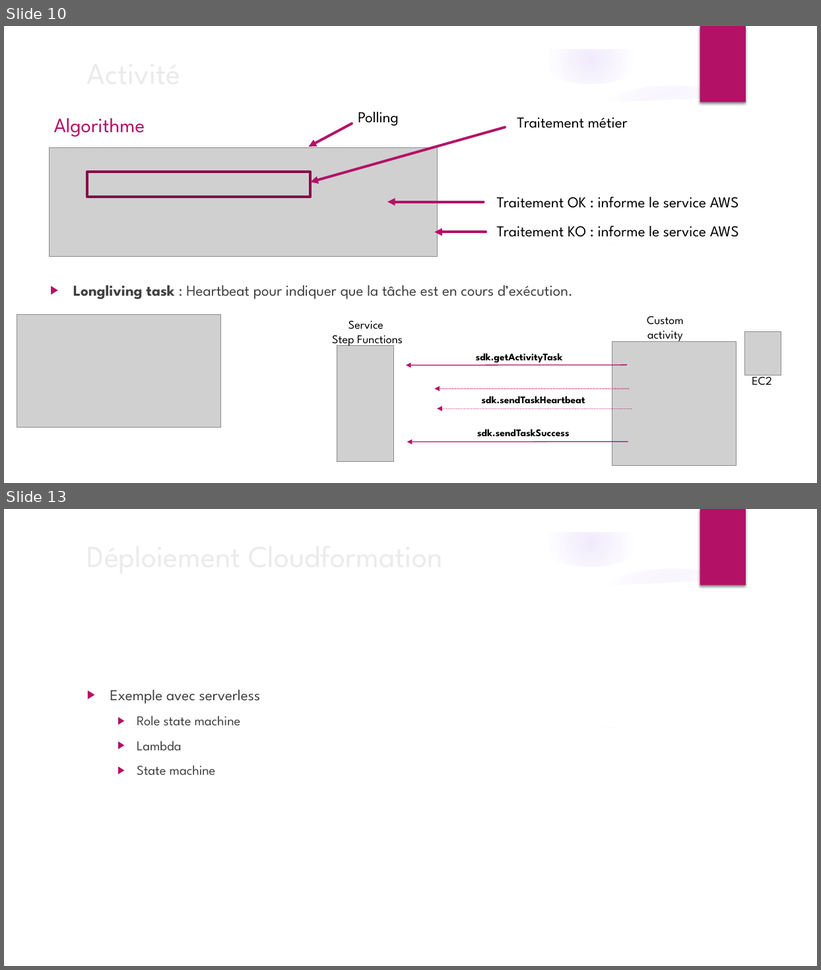
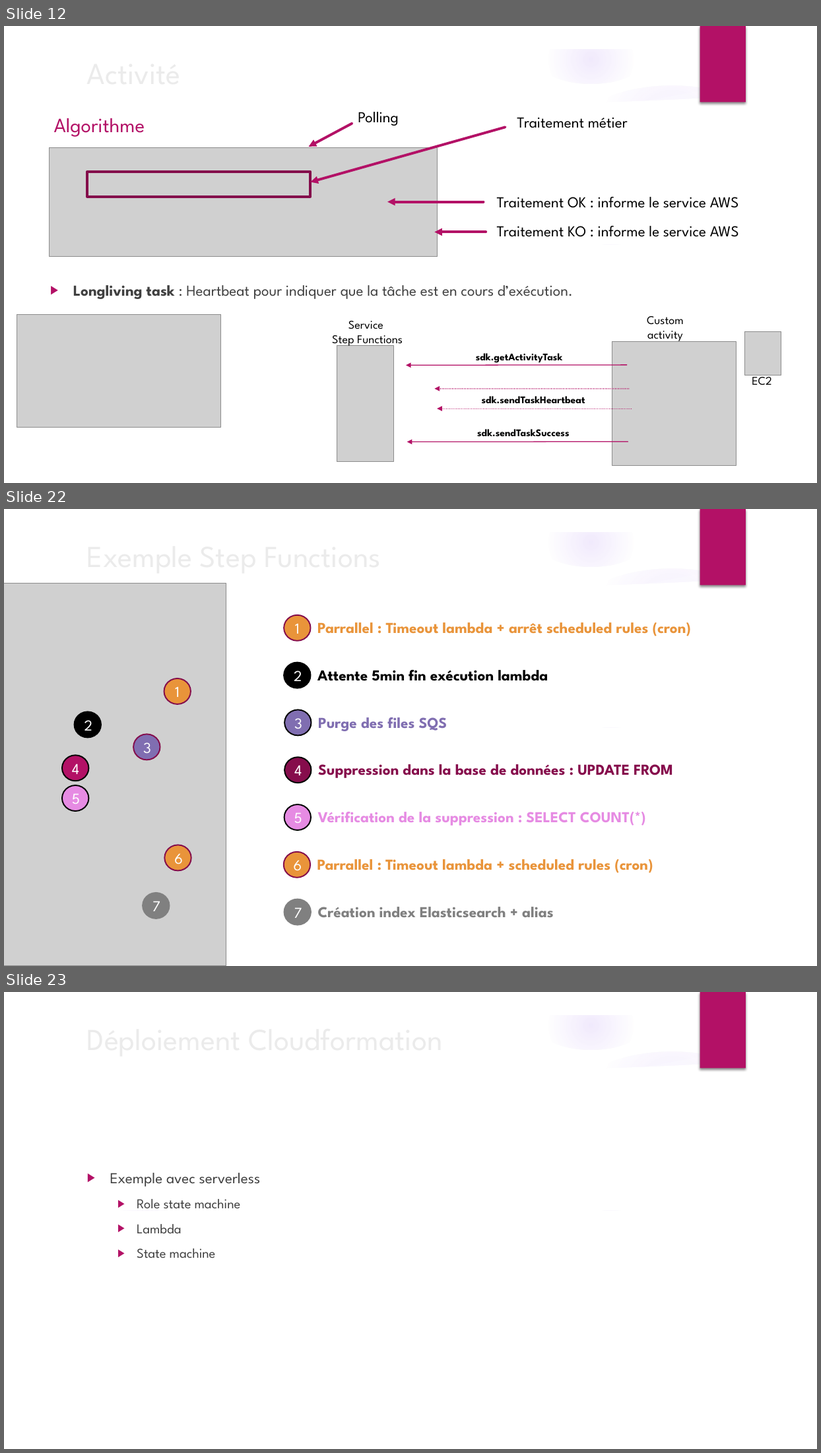
Before and after one commit to jerep6/aws-lambda, a slide deck: xke-stepfunctions.pptx. Shown one above the other, each under a label of ours: slides 10 and 13 before the commit, slides 12, 22 and 23 after it; the slides between them are not shown. The pictures are 821x970 and 821x1453 pixels, drawn with LibreOffice and Linux fonts; fonts in the diff are those of the drawing; grey boxes stand for pictures; background and template pictures are left out. Boxes give left, top, right and bottom in pixels: in the first picture for what was removed or moved away, otherwise in the second. Text is boxed around its words. In the diff, an @@ line names an element or a change of style, - is before the commit and + after.

Commit message:
ppt

```diff
--- a/xke-stepfunctions.pptx
+++ b/xke-stepfunctions.pptx
@@ slide 22 added at bbox=[4, 509, 817, 966], background #FFFFFF; not listed: 9 template elements that a slide beside it also shows @@
@@ title added at bbox=[81, 532, 665, 579], 36 pt, text #EBEBEB @@
+Exemple Step Functions
@@ picture added at bbox=[4, 584, 226, 966] @@
@@ ellipse added at bbox=[284, 615, 311, 641], fill #E9943A, outline #840D4B 1.5 pt, 18 pt, text #FFFFFF @@
+1
@@ text added at bbox=[318, 623, 691, 636], 18 pt, text #E9943A, bold @@
+Parrallel : Timeout lambda + arrêt scheduled rules (cron)
@@ ellipse added at bbox=[284, 663, 311, 689], fill #000000, outline #000000 1.5 pt, 18 pt, text #FFFFFF @@
+2
@@ ellipse added at bbox=[164, 679, 191, 704], fill #E9943A, outline #840D4B 1.5 pt, 18 pt, text #FFFFFF @@
+1
@@ text added at bbox=[318, 670, 548, 681], 18 pt, text #000000, bold @@
+Attente 5min fin exécution lambda
@@ ellipse added at bbox=[74, 712, 101, 738], fill #000000, outline #000000 1.5 pt, 18 pt, text #FFFFFF @@
+2
@@ ellipse added at bbox=[284, 710, 312, 735], fill #806EB1, outline #000000 1.5 pt, 18 pt, text #FFFFFF @@
+3
@@ text added at bbox=[318, 718, 448, 731], 18 pt, text #806EB1, bold @@
+Purge des files SQS
@@ ellipse added at bbox=[133, 734, 160, 760], fill #806EB1, outline #840D4B 1.5 pt, 18 pt, text #FFFFFF @@
+3
@@ ellipse added at bbox=[62, 755, 88, 781], fill #B31166, outline #000000 1.5 pt, 18 pt, text #FFFFFF @@
+4
@@ ellipse added at bbox=[284, 757, 312, 783], fill #860D4C, outline #000000 1.5 pt, 18 pt, text #FFFFFF @@
+4
@@ text added at bbox=[318, 764, 673, 778], 18 pt, text #860D4C, bold @@
+Suppression dans la base de données : UPDATE FROM
@@ ellipse added at bbox=[62, 786, 88, 811], fill #E68BE3, outline #000000 1.5 pt, 18 pt, text #FFFFFF @@
+5
@@ ellipse added at bbox=[284, 805, 312, 830], fill #E68BE3, outline #000000 1.5 pt, 18 pt, text #FFFFFF @@
+5
@@ text added at bbox=[318, 812, 646, 826], 18 pt, text #E68BE3, bold @@
+Vérification de la suppression : SELECT COUNT(*)
@@ ellipse added at bbox=[164, 845, 191, 871], fill #E9943A, outline #840D4B 1.5 pt, 18 pt, text #FFFFFF @@
+6
@@ ellipse added at bbox=[284, 852, 311, 878], fill #E9943A, outline #840D4B 1.5 pt, 18 pt, text #FFFFFF @@
+6
@@ text added at bbox=[318, 859, 653, 873], 18 pt, text #E9943A, bold @@
+Parrallel : Timeout lambda + scheduled rules (cron)
@@ ellipse added at bbox=[143, 893, 169, 919], fill #808080, outline #808080 1.5 pt, 18 pt, text #FFFFFF @@
+7
@@ ellipse added at bbox=[284, 900, 311, 925], fill #808080, outline #808080 1.5 pt, 18 pt, text #FFFFFF @@
+7
@@ text added at bbox=[318, 907, 554, 918], 18 pt, text #808080, bold @@
+Création index Elasticsearch + alias
@@ what was slide 10 is now slide 12 @@
@@ what was slide 13 is now slide 23 @@
```
Also in this commit, not shown: 2 slides changed, 9 other slides added.
